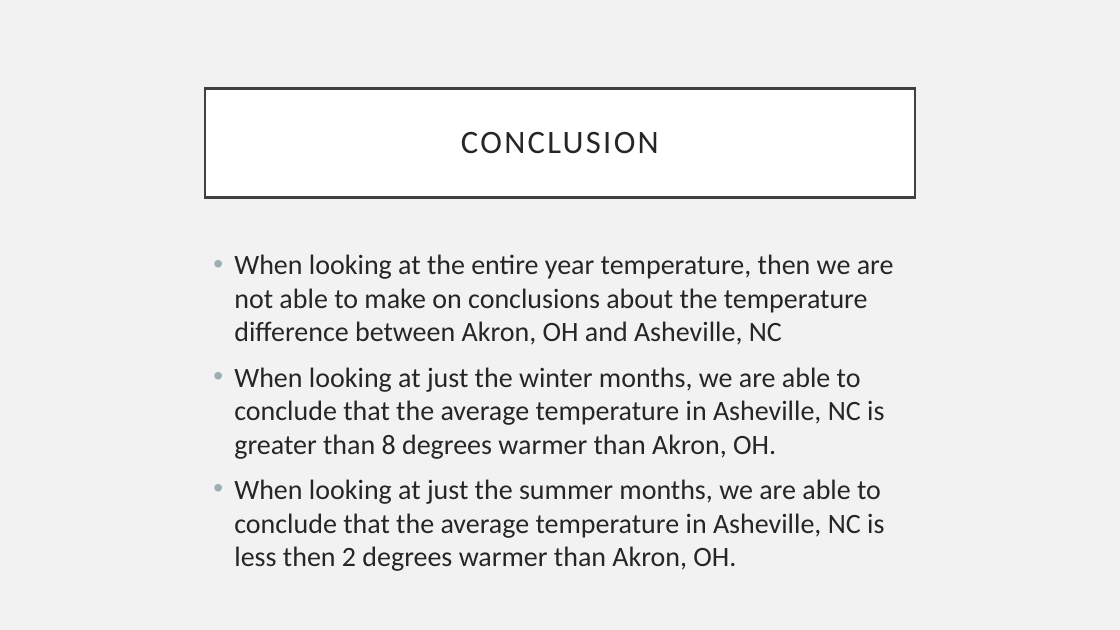
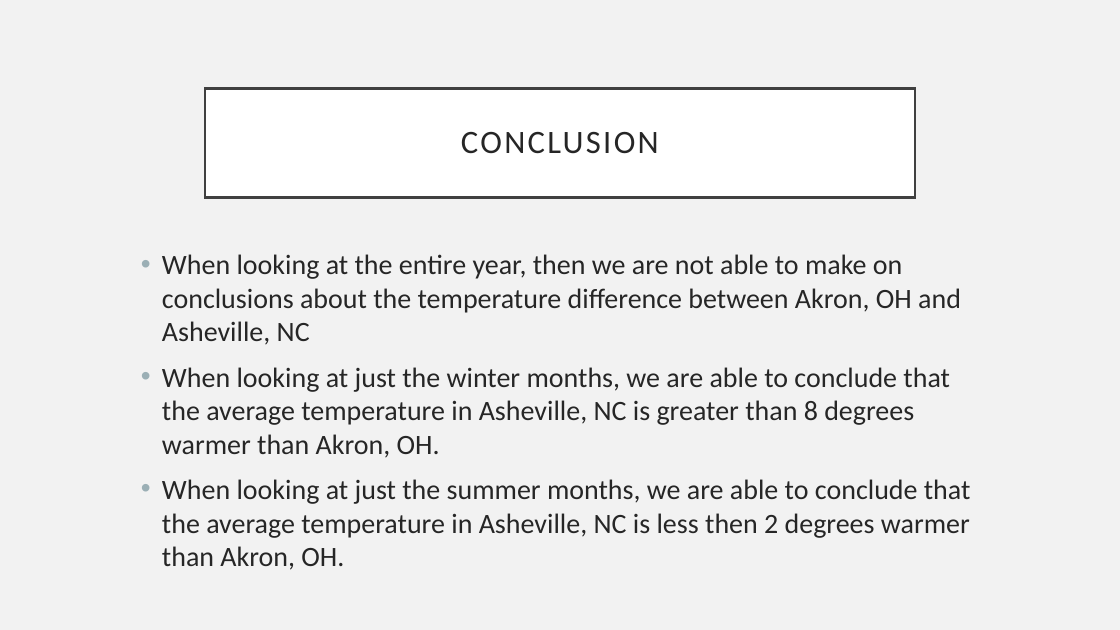
Before and after one commit to EricMaibach/AkronAshevilleWeatherAnalysis, a slide deck: slide 24 of AkronAshevillePresentation.pptx. Drawn at 1120x630 pixels with LibreOffice and Linux fonts; fonts in the diff are those of the drawing. Boxes give left, top, right and bottom in pixels: in the first picture for what was removed or moved away, otherwise in the second. Text is boxed around its words. In the diff, an @@ line names an element or a change of style, - is before the commit and + after.

```diff
--- a/AkronAshevillePresentation.pptx
+++ b/AkronAshevillePresentation.pptx
@@ text "When looking at the entire ...": place and size @@
-text "When looking at the entire ..." at bbox=[234, 254, 894, 571]
+text "When looking at the entire ..." at bbox=[162, 254, 971, 570]
@@ text at bbox=[162, 254, 961, 345]: text changed @@
-• When looking at the entire year temperature, then we are not able to make on conclusions about the temperature difference between Akron, OH and Asheville, NC
+• When looking at the entire year, then we are not able to make on conclusions about the temperature difference between Akron, OH and Asheville, NC
```
Also in this commit, not shown: 8 other slides changed.
